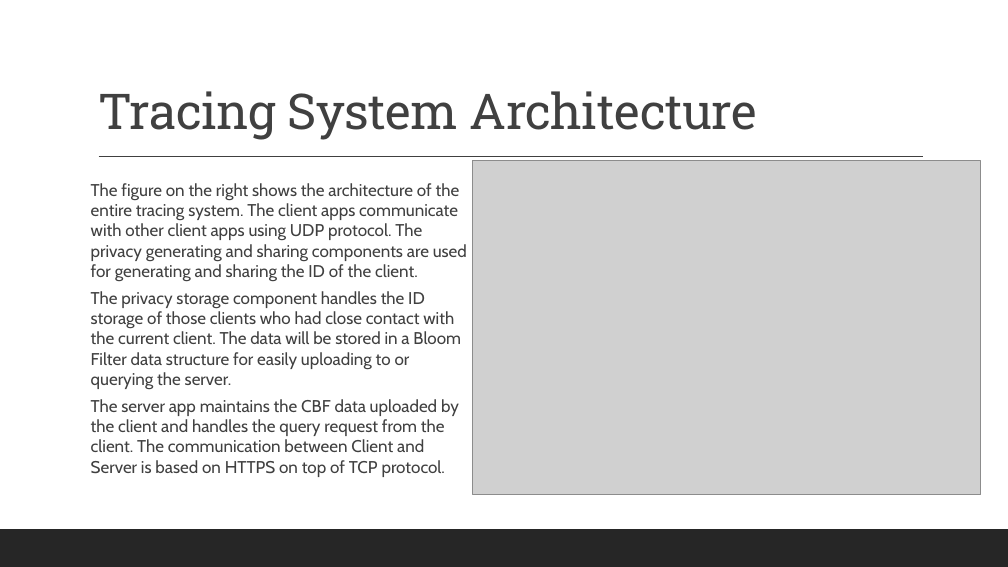
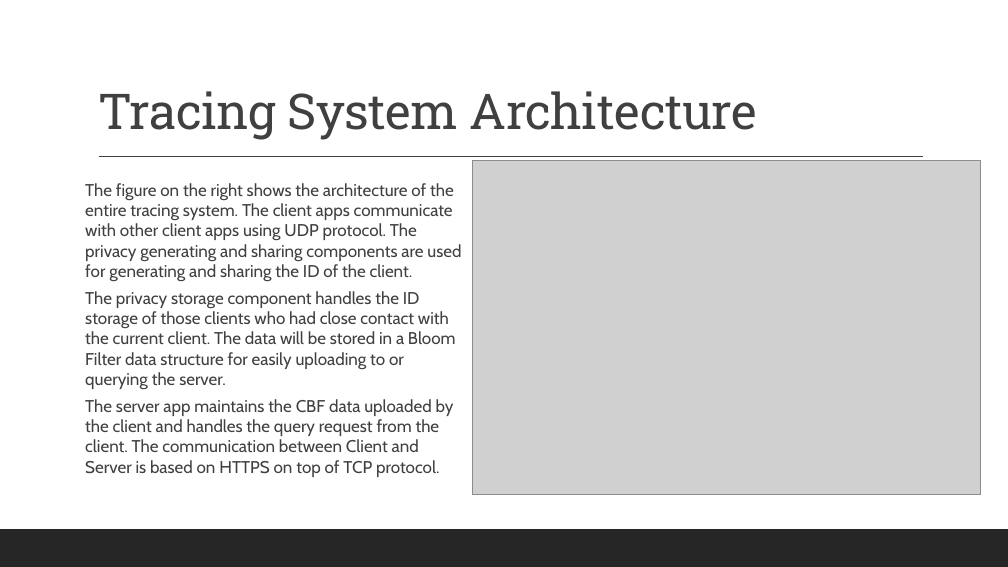
Before and after one commit to realprocrastinator/dimy-project, a slide deck: slide 6 of mid-term-pre/presentation_slides.pptx. Drawn at 1008x567 pixels with LibreOffice and Linux fonts; fonts in the diff are those of the drawing; grey boxes stand for pictures. Boxes give left, top, right and bottom in pixels: in the first picture for what was removed or moved away, otherwise in the second. Text is boxed around its words. In the diff, an @@ line names an element or a change of style, - is before the commit and + after.

Commit message:
refined slides + detailed docs of slides can be used for presentation

```diff
--- a/mid-term-pre/presentation_slides.pptx
+++ b/mid-term-pre/presentation_slides.pptx
@@ text "The figure on the right ...": place and size @@
-text "The figure on the right ..." at (91,183,467,477)
+text "The figure on the right ..." at (85,183,461,477)
```
Also in this commit, not shown: 2 other files.
